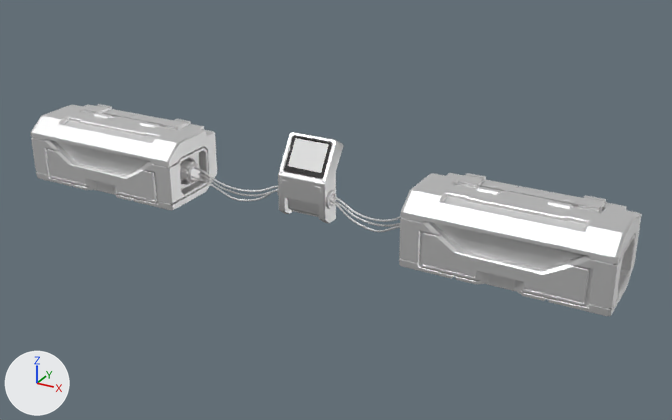
The FBX model Assets/Meshes/Environment/Obstacles/Arena_001_Detail_CenterStorage.fbx, before and after one commit.
Both versions are drawn from a 50 mm camera at (10.64, -10.79, 8.64) aimed at (0.81, 7.09, -0.3). The axes (+X, +Y, +Z) are drawn at lower left. The lights are the same throughout. Where no turn or scale is listed for an object, it has been applied to the vertices.

The scene before the commit, as lines of its bpy script (objects in view):
```python
me_arena_001_detail_centerstorage = bpy.data.meshes.new('Arena_001_Detail_CenterStorage')
me_arena_001_detail_centerstorage.from_pydata(...)  # 9929 vertices, 6237 faces; spans x -9.6..5.9, y 13.0..15.0, z -0.8..1.2
# faces by material slot: [4278, 278, 64, 1, 1616]
me_arena_001_detail_centerstorage.materials.append(mat_material_026)  # light grey #e4e4e4
me_arena_001_detail_centerstorage.materials.append(mat_sy_dark_matte)  # black #212121
me_arena_001_detail_centerstorage.materials.append(mat_sy_lite_matte)  # black #212121
me_arena_001_detail_centerstorage.materials.append(mat_sy_blue_5_emmisive)  # white #e7e7e7
me_arena_001_detail_centerstorage.materials.append(mat_mat_001)  # white #e7e7e7
ob_arena_001_detail_centerstorage = bpy.data.objects.new('Arena_001_Detail_CenterStorage', me_arena_001_detail_centerstorage)
ob_arena_001_detail_centerstorage.location = (1.81, -7.07, 0.05)
```
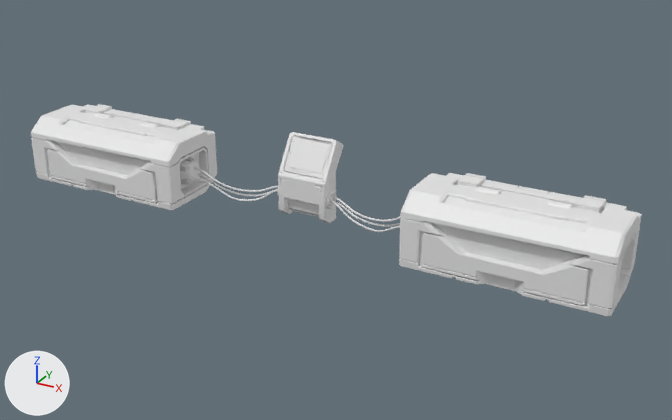
The change, as a diff of the scene's bpy script:
```diff
--- a/Assets/Meshes/Environment/Obstacles/Arena_001_Detail_CenterStorage.fbx.py
+++ b/Assets/Meshes/Environment/Obstacles/Arena_001_Detail_CenterStorage.fbx.py
@@ me_arena_001_detail_centerstorage @@
 # used by ob_arena_001_detail_centerstorage; location = (1.81, -7.07, 0.05)
-me_arena_001_detail_centerstorage.from_pydata(...)  # 9929 vertices, 6237 faces; spans x -9.6..5.9, y 13.0..15.0, z -0.8..1.2
-me_arena_001_detail_centerstorage.materials.append(mat_sy_lite_matte)  # black #212121
-me_arena_001_detail_centerstorage.materials.append(mat_sy_blue_5_emmisive)  # white #e7e7e7
-me_arena_001_detail_centerstorage.materials.append(mat_mat_001)  # white #e7e7e7
+me_arena_001_detail_centerstorage.from_pydata(...)  # 9926 vertices, 6241 faces; spans x -9.6..5.9, y 13.0..15.0, z -0.8..1.2
+# me_arena_001_detail_centerstorage part 1
+# 7 vertices are removed from x -9.1..-5.9, y 13.0, z -0.1..0.5
+# 22 faces are deleted
+# 5 vertices are added at (-8.7, 13.0, 0.2), (-8.7, 13.0, 0.2), (-9.0, 13.0, 0.4), (-9.0, 13.0, 0.5), (-6.0, 13.0, 0.2)
+# 24 new faces join them
+# me_arena_001_detail_centerstorage part 2
+# 1 vertex is removed from x 2.5, y 13.0, z -0.1
+# 4 faces are deleted
+# 6 new faces join them
+# me_arena_001_detail_centerstorage part 3: 4252 faces spanning x -9.6..5.9, y 13.0..14.9, z -0.8..0.9 switch from mat_material_026 (light grey #e4e4e4) to no material
+# me_arena_001_detail_centerstorage part 4: 278 faces spanning x -2.4..-1.3, y 14.1..14.7, z 0.3..1.2 switch from mat_sy_dark_matte (black #212121) to no material
```

Location of each change, [x1, y1, x2, y2] in pixels of the pictures (672 x 420 px; the box of a moved part takes in the faces that stretch with it):
part 1 of me_arena_001_detail_centerstorage, moved or reshaped: [32, 133, 167, 199] in both
part 2 of me_arena_001_detail_centerstorage, moved or reshaped: [423, 222, 586, 302] in both
part 3 of me_arena_001_detail_centerstorage, recoloured (grey to white): [31, 104, 642, 316] in both
part 4 of me_arena_001_detail_centerstorage, recoloured (grey to white): [284, 136, 332, 179] in both
